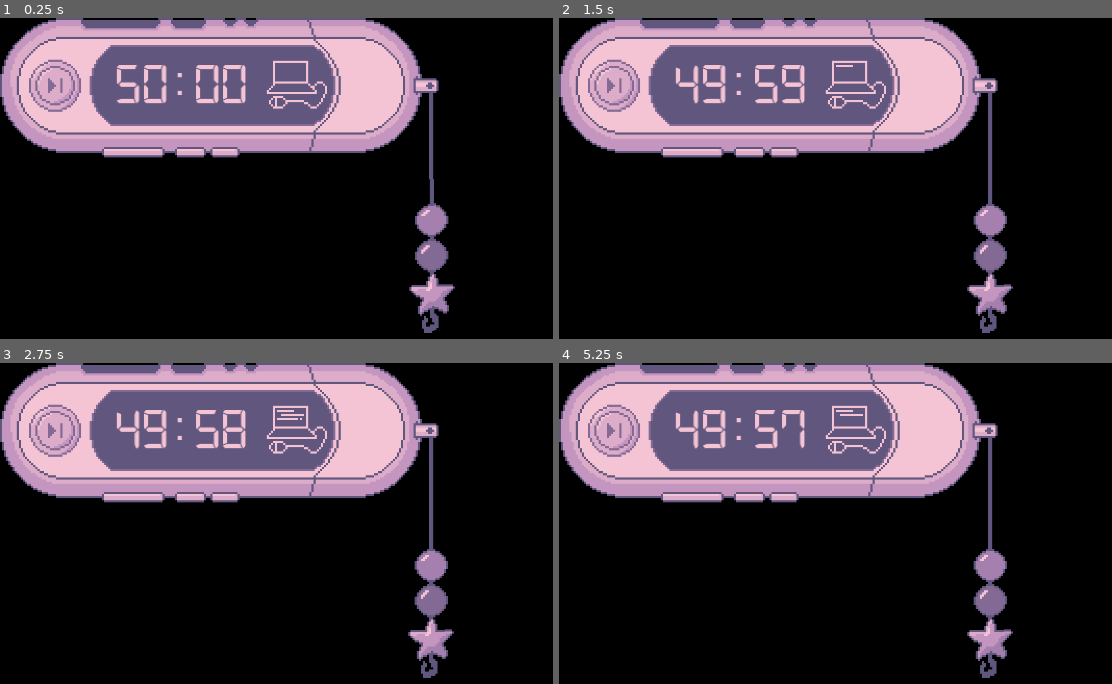
Above: before the commit, frames 1-4 (two rows, left to right).
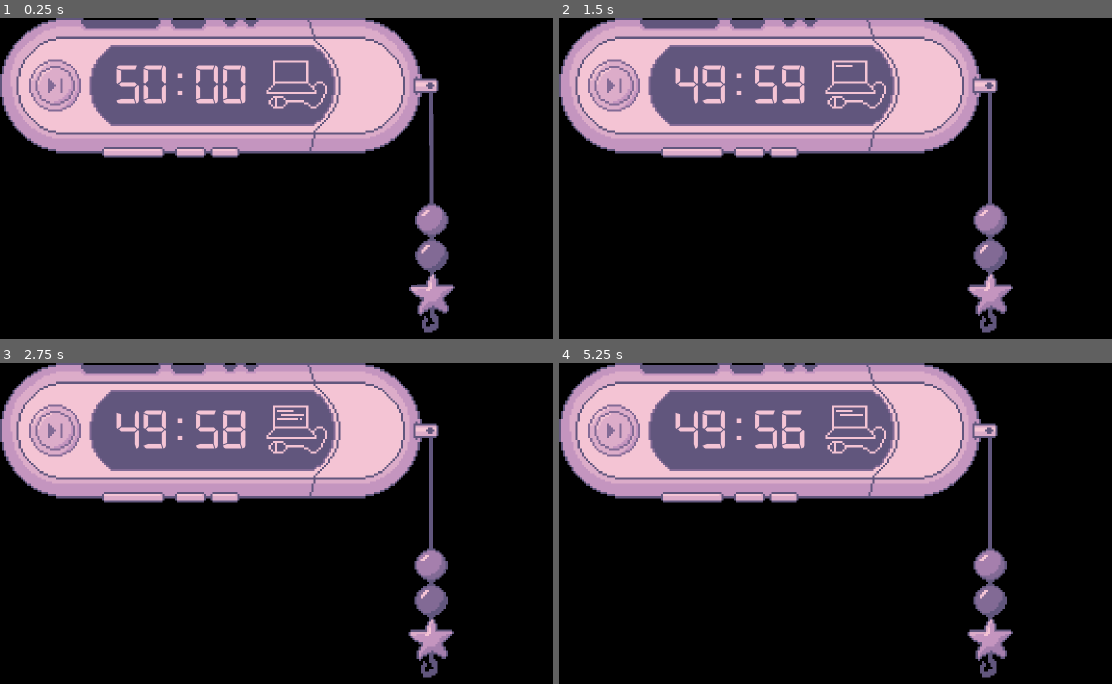
Above: after the commit, the same moments.

Repository: rota-fortunae/mp3-pomodoro
Game: Godot game, scene res://main.tscn
The game is run twice, just before and just after one commit, with the same random seed, the same clock (stepped at 60 frames per second) and the same inputs.
Inputs (mouse positions are in pixels of both pictures, inside the frame that each line leads up to):
- Up to frame 1 (0.25 s): no input
- Up to frame 2 (1.5 s): click (614, 85) at 0.5 s; click (929, 85) at 1.27 s
- Up to frame 3 (2.75 s): click (55, 430) at 2 s
- Up to frame 4 (5.25 s): click (929, 430) at 2.77 s; click (614, 430) at 3.5 s; click (929, 430) at 4.27 s; tap Enter at 5 s; move the mouse to (outside the picture) at 5.02 s; click (outside the picture) at 5.17 s

The runs differ from the first frame. In frame 1, 1.6% of the frame differs, in the area x 0-82%, y 0-99%; in frame 2, 1.6%; in frame 3, 1.6%; in frame 4, 1.7%, in the area x 0-83%, y 0-99%.

Commit message:
added a lot idk

Diff:
--- /dev/null
+++ b/deletelater.gd
@@ -0,0 +1,11 @@
+extends Node
+
+
+# Called when the node enters the scene tree for the first time.
+func _ready() -> void:
+	pass # Replace with function body.
+
+
+# Called every frame. 'delta' is the elapsed time since the previous frame.
+func _process(delta: float) -> void:
+	pass
--- a/main.tscn
+++ b/main.tscn
@@ -7,18 +7,17 @@
 [ext_resource type="Script" uid="uid://nxwgn6svru8q" path="res://scripts/window_swing.gd" id="5_272bh"]
 [ext_resource type="BitMap" uid="uid://bt0ois64521xf" path="res://assets/button_bitmap.png" id="5_lquwl"]
 [ext_resource type="Texture2D" uid="uid://bjm3qdtqussm7" path="res://assets/charm.png" id="6_7mycd"]
+[ext_resource type="BitMap" uid="uid://dwl5ec7jpd6w5" path="res://assets/cap_bitmask.png" id="6_ycdy4"]
 [ext_resource type="FontFile" uid="uid://obww1jk45dny" path="res://assets/digital-7 (mono).ttf" id="8_5vw27"]
 [ext_resource type="Script" uid="uid://bqya2vw4ijq66" path="res://scripts/pomodoro.gd" id="9_pom"]
 [ext_resource type="Texture2D" uid="uid://b8xe3472y5dco" path="res://assets/break_time.png" id="10_efxa6"]
 [ext_resource type="Texture2D" uid="uid://cr2nnkassuup8" path="res://assets/work_time.png" id="11_dg77c"]
 [ext_resource type="Script" uid="uid://ormykse11xyo" path="res://drag_screen.gd" id="12_dg77c"]
 
+[sub_resource type="PhysicsMaterial" id="PhysicsMaterial_ip871"]
+
 [sub_resource type="RectangleShape2D" id="RectangleShape2D_hxrmi"]
 size = Vector2(1.9999847, 120.24368)
-
-[sub_resource type="ButtonGroup" id="ButtonGroup_ip871"]
-
-[sub_resource type="PhysicsMaterial" id="PhysicsMaterial_ip871"]
 
 [sub_resource type="CapsuleShape2D" id="CapsuleShape2D_5vw27"]
 radius = 33.007843
@@ -96,6 +95,8 @@
 "speed": 5.0
 }]
 
+[sub_resource type="ButtonGroup" id="ButtonGroup_ip871"]
+
 [node name="main" type="Node2D" unique_id=650135755]
 
 [node name="Control" type="Control" parent="." unique_id=1547425364]
@@ -105,31 +106,82 @@
 offset_bottom = 40.0
 script = ExtResource("12_dg77c")
 
-[node name="Node" type="Node" parent="." unique_id=739338244]
+[node name="fullbody" type="Sprite2D" parent="." unique_id=1394310647]
+position = Vector2(95, 33)
+texture = ExtResource("1_ig7tw")
+offset = Vector2(0, 0.5)
+
+[node name="Cap" type="StaticBody2D" parent="." unique_id=2060485426]
+physics_material_override = SubResource("PhysicsMaterial_ip871")
+
+[node name="Pivot" type="PinJoint2D" parent="Cap" unique_id=590999161]
+position = Vector2(207, 33)
+scale = Vector2(1.0000001, 1.0000001)
+node_a = NodePath("..")
+node_b = NodePath("../Charm")
+
+[node name="Charm" type="RigidBody2D" parent="Cap" unique_id=484463194]
+z_index = -1
+position = Vector2(170, 78.99999)
+rotation = 0.6523597
 script = ExtResource("5_272bh")
-strength = 1.0
+target_path = NodePath(".")
 
-[node name="Charm" type="RigidBody2D" parent="." unique_id=484463194]
-position = Vector2(170, 78.99999)
-rotation = 0.65235966
-
-[node name="Sprite2D" type="Sprite2D" parent="Charm" unique_id=586687799]
+[node name="Sprite2D" type="Sprite2D" parent="Cap/Charm" unique_id=586687799]
 position = Vector2(37.000004, -13.000002)
 rotation = -0.65927607
 texture = ExtResource("6_7mycd")
 
-[node name="CollisionShape2D" type="CollisionShape2D" parent="Charm" unique_id=978954045]
+[node name="CollisionShape2D" type="CollisionShape2D" parent="Cap/Charm" unique_id=978954045]
 position = Vector2(38.223038, -11.423344)
 rotation = -0.6574953
 scale = Vector2(1.0000001, 1.0000001)
 shape = SubResource("RectangleShape2D_hxrmi")
 
-[node name="fullbody" type="Sprite2D" parent="." unique_id=1394310647]
-position = Vector2(95, 33)
-texture = ExtResource("1_ig7tw")
+[node name="cap" type="Sprite2D" parent="Cap" unique_id=1388584460]
+position = Vector2(179, 32)
+texture = ExtResource("2_0xm2m")
 offset = Vector2(0, 0.5)
 
-[node name="TextureButton" type="TextureButton" parent="." unique_id=645797071]
+[node name="CollisionShape2D" type="CollisionShape2D" parent="Cap" unique_id=1921057021]
+visible = false
+position = Vector2(169, 33)
+rotation = 1.5437044
+shape = SubResource("CapsuleShape2D_5vw27")
+
+[node name="SwingBoundary" type="StaticBody2D" parent="Cap" unique_id=1341193640]
+position = Vector2(164, -1)
+
+[node name="CollisionShape2D" type="CollisionShape2D" parent="Cap/SwingBoundary" unique_id=810342164]
+position = Vector2(43, 30)
+shape = SubResource("RectangleShape2D_j343n")
+
+[node name="TextureButton2" type="TextureButton" parent="Cap" unique_id=1418566529]
+offset_left = 147.0
+offset_right = 210.0
+offset_bottom = 65.0
+texture_click_mask = ExtResource("6_ycdy4")
+
+[node name="Clock" type="Label" parent="." unique_id=1104957864]
+offset_left = 55.0
+offset_top = 20.0
+offset_right = 160.0
+offset_bottom = 63.0
+theme_override_colors/font_color = Color(0.95686275, 0.76862746, 0.8352941, 1)
+theme_override_fonts/font = ExtResource("8_5vw27")
+theme_override_font_sizes/font_size = 28
+text = "30:00"
+
+[node name="Timer" type="Timer" parent="." unique_id=1686455308]
+script = ExtResource("9_pom")
+
+[node name="BreakIndicator" type="AnimatedSprite2D" parent="." unique_id=1957707449]
+position = Vector2(143, 32)
+sprite_frames = SubResource("SpriteFrames_ip871")
+animation = &"break"
+frame_progress = 0.16956511
+
+[node name="RoundButton" type="TextureButton" parent="." unique_id=645797071]
 offset_left = 18.0
 offset_top = 24.0
 offset_right = 35.0
@@ -143,53 +195,3 @@
 texture_disabled = ExtResource("3_1bvp3")
 texture_focused = ExtResource("3_1bvp3")
 texture_click_mask = ExtResource("5_lquwl")
-
-[node name="Cap" type="StaticBody2D" parent="." unique_id=2060485426]
-physics_material_override = SubResource("PhysicsMaterial_ip871")
-
-[node name="cap" type="Sprite2D" parent="Cap" unique_id=1388584460]
-position = Vector2(179, 32)
-texture = ExtResource("2_0xm2m")
-offset = Vector2(0, 0.5)
-
-[node name="CollisionShape2D" type="CollisionShape2D" parent="Cap" unique_id=1921057021]
-visible = false
-position = Vector2(169, 33)
-rotation = 1.5437044
-shape = SubResource("CapsuleShape2D_5vw27")
-
-[node name="Pivot" type="PinJoint2D" parent="." unique_id=590999161]
-position = Vector2(207, 33)
-node_a = NodePath("../Cap")
-node_b = NodePath("../Charm")
-
-[node name="SwingBoundary" type="StaticBody2D" parent="." unique_id=1341193640]
-visible = false
-position = Vector2(205, 1)
-
-[node name="CollisionShape2D" type="CollisionShape2D" parent="SwingBoundary" unique_id=810342164]
-position = Vector2(-2, 29)
-shape = SubResource("RectangleShape2D_j343n")
-
-[node name="Clock" type="Label" parent="." unique_id=1104957864]
-offset_left = 55.0
-offset_top = 20.0
-offset_right = 160.0
-offset_bottom = 63.0
-theme_override_colors/font_color = Color(0.95686275, 0.76862746, 0.8352941, 1)
-theme_override_fonts/font = ExtResource("8_5vw27")
-theme_override_font_sizes/font_size = 28
-text = "30:00"
-
-[node name="Timer" type="Timer" parent="." unique_id=1686455308]
-
-[node name="Pomodoro" type="Node" parent="." unique_id=222222333]
-script = ExtResource("9_pom")
-break_minutes = 1
-debug = false
-
-[node name="BreakIndicator" type="AnimatedSprite2D" parent="." unique_id=1957707449]
-position = Vector2(143, 32)
-sprite_frames = SubResource("SpriteFrames_ip871")
-animation = &"break"
-frame_progress = 0.5452832
--- /dev/null
+++ b/open_settings.gd
@@ -0,0 +1,11 @@
+extends Node
+
+
+# Called when the node enters the scene tree for the first time.
+func _ready() -> void:
+	pass # Replace with function body.
+
+
+# Called every frame. 'delta' is the elapsed time since the previous frame.
+func _process(delta: float) -> void:
+	pass
--- a/project.godot
+++ b/project.godot
@@ -12,8 +12,9 @@
 
 config/name="mp3_pomodoro"
 run/main_scene="res://main.tscn"
+config/disable_project_settings_override=true
 config/features=PackedStringArray("4.7", "GL Compatibility")
-config/icon="res://assets/icon.svg"
+config/icon="uid://dvbcar24urv2l"
 
 [display]
 
@@ -25,7 +26,6 @@
 window/size/window_height_override=640
 window/subwindows/embed_subwindows=false
 window/stretch/mode="canvas_items"
-window/stretch/aspect="expand"
 window/per_pixel_transparency/allowed=true
 
 [physics]
@@ -38,4 +38,5 @@
 rendering_device/driver.windows="d3d12"
 renderer/rendering_method="gl_compatibility"
 renderer/rendering_method.mobile="gl_compatibility"
+textures/vram_compression/import_etc2_astc=true
 viewport/transparent_background=true
--- a/scripts/pomodoro.gd
+++ b/scripts/pomodoro.gd
@@ -23,8 +23,8 @@
 			_break_indicator = p.get_node("BreakIndicator")
 		else:
 			if debug: print("Pomodoro: BreakIndicator not found")
-		if p.has_node("TextureButton"):
-			_button = p.get_node("TextureButton")
+		if p.has_node("RoundButton"):
+			_button = p.get_node("RoundButton")
 			_button.connect("pressed", Callable(self, "_on_pomo_button_pressed"))
 		else:
 			if debug: print("Pomodoro: TextureButton not found")
--- a/scripts/window_swing.gd
+++ b/scripts/window_swing.gd
@@ -39,7 +39,7 @@
 
 	if _target and not is_zero_approx(dx):
 		#print("Window moved! dx = ", dx)
-		var impulse := Vector2(-dx * strength, 0)
+		var impulse := Vector2(-dx * strength*_delta, 0)
 		_target.apply_impulse(impulse)
 
 	_prev_window_pos = current_win_pos
Binary file added: assets/cap_bitmask.png
Not shown, added: assets/cap_bitmask.png.import
Binary file changed: assets/charm.png
Not shown, added: deletelater.gd.uid
Not shown, changed: export_presets.cfg
Not shown, added: open_settings.gd.uid
Not shown, changed: .DS_Store
Not shown, added: mp3_pomodoro.dmg
